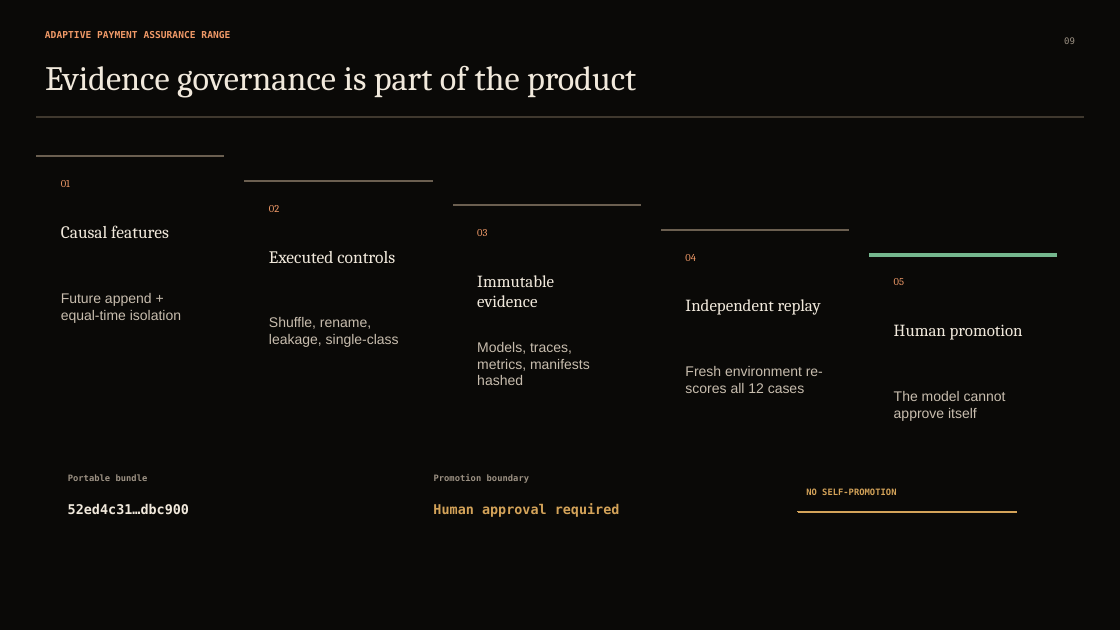
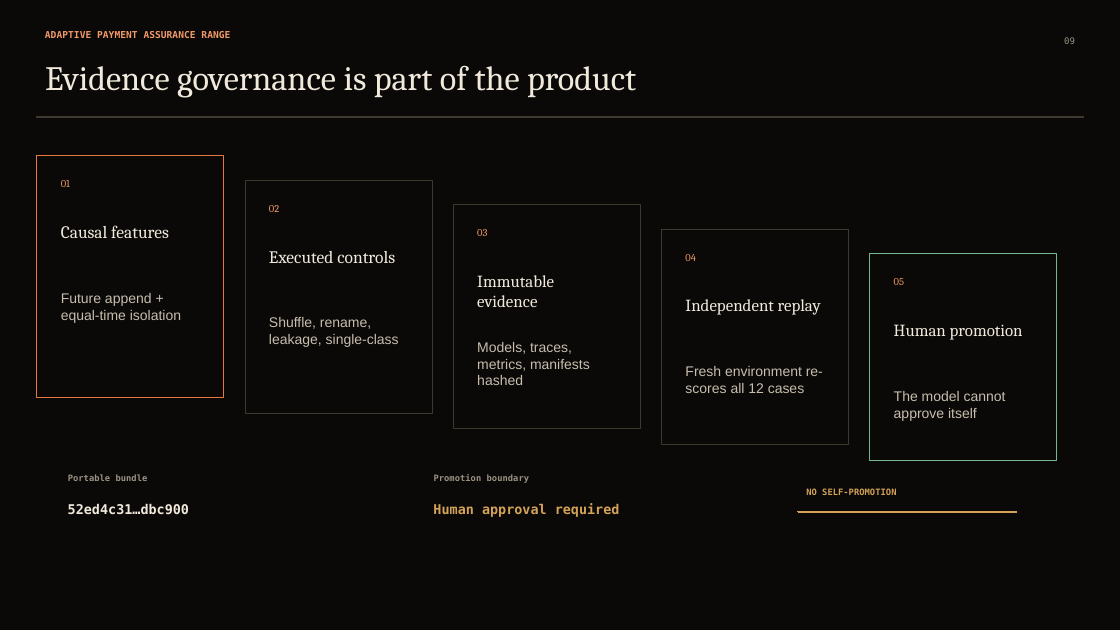
Before and after one commit to Dljdd/LedgerPeLabs, a slide deck: slide 9 of docs/submission/APAR_COMPETITION_DECK.pptx. Drawn at 1120x630 pixels with LibreOffice and Linux fonts; fonts in the diff are those of the drawing. Boxes give left, top, right and bottom in pixels: in the first picture for what was removed or moved away, otherwise in the second. Text is boxed around its words. In the diff, an @@ line names an element or a change of style, - is before the commit and + after.

```diff
--- a/docs/submission/APAR_COMPETITION_DECK.pptx
+++ b/docs/submission/APAR_COMPETITION_DECK.pptx
@@ rounded rectangle: place and size @@
-rounded rectangle at [37, 155, 224, 156]
+rounded rectangle at [37, 155, 224, 397]
@@ rounded rectangle at [37, 155, 224, 397]: fill #6B5F50 to none; outline #6B5F50 0 pt to #E8793D 0.9 pt; proportions changed @@
@@ fill #6B5F50 to none; outline #6B5F50 0 pt to #3F382E 0.6 pt; proportions changed in 3 elements at [662, 229, 849, 444], [454, 205, 641, 429], [245, 181, 433, 413] @@
@@ rounded rectangle: place and size @@
-rounded rectangle at [245, 181, 433, 181]
+rounded rectangle at [245, 181, 433, 413]
@@ rounded rectangle: place and size @@
-rounded rectangle at [454, 205, 641, 206]
+rounded rectangle at [454, 205, 641, 429]
@@ rounded rectangle: place and size @@
-rounded rectangle at [662, 229, 849, 230]
+rounded rectangle at [662, 229, 849, 444]
@@ rounded rectangle: place and size @@
-rounded rectangle at [870, 254, 1057, 256]
+rounded rectangle at [870, 254, 1057, 460]
@@ rounded rectangle at [870, 254, 1057, 460]: fill #75B78E to none; outline #75B78E 0 pt to #75B78E 0.9 pt; proportions changed @@
```
Also in this commit, not shown: 3 other slides changed, 2 other files.
